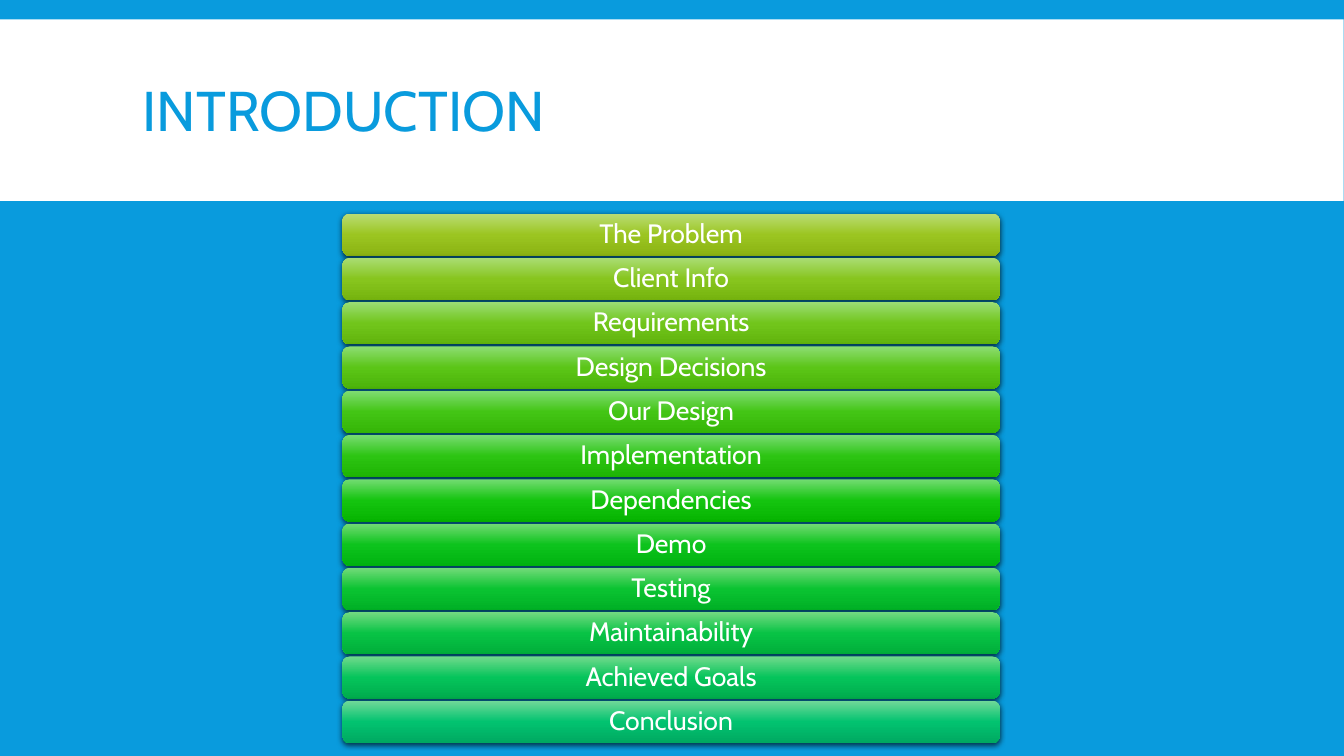
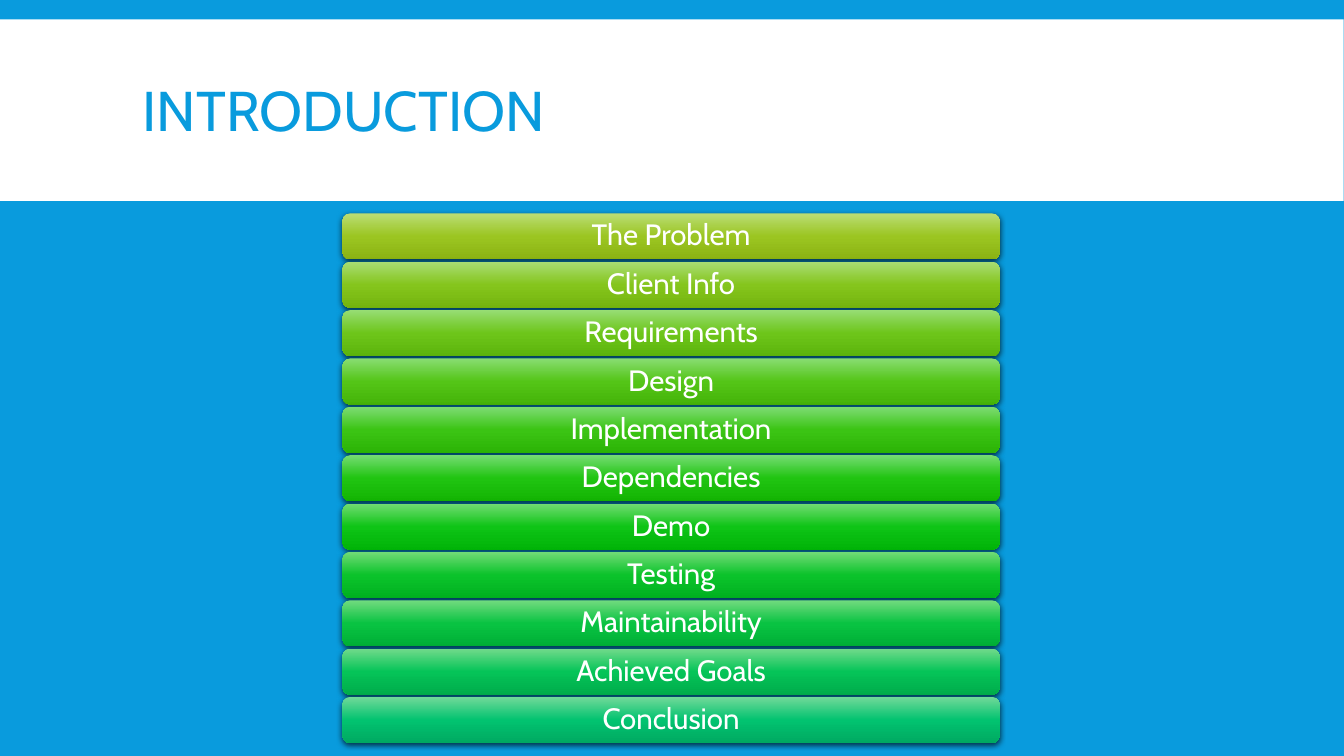
Before and after one commit to OryGregS/SeniorProject, a slide deck: slide 2 of docs/FuzzyRecordLinkage.pptx (slide 3 before the commit). Drawn at 1344x756 pixels with LibreOffice and Linux fonts; fonts in the diff are those of the drawing. Boxes give left, top, right and bottom in pixels: in the first picture for what was removed or moved away, otherwise in the second. Text is boxed around its words. In the diff, an @@ line names an element or a change of style, - is before the commit and + after.

```diff
--- a/docs/FuzzyRecordLinkage.pptx
+++ b/docs/FuzzyRecordLinkage.pptx
@@ rounded rectangle: place and size @@
-rounded rectangle at (343, 214, 1000, 256)
+rounded rectangle at (343, 214, 1000, 260)
@@ rounded rectangle: place and size @@
-rounded rectangle at (343, 258, 1000, 300)
+rounded rectangle at (343, 262, 1000, 309)
@@ rounded rectangle at (343, 262, 1000, 309): fill gradient #AADD75 to #87C61E to #76B410 to gradient #A9DD75 to #85C61E to #74B40F @@
@@ rounded rectangle: place and size @@
-rounded rectangle at (343, 302, 1000, 345)
+rounded rectangle at (343, 311, 1000, 357)
@@ rounded rectangle at (343, 311, 1000, 357): fill gradient #9BDD74 to #71C61B to #62B40D to gradient #98DD74 to #6DC61B to #5DB50C @@
@@ text "Requirements": place and size @@
-text "Requirements" at (593, 312, 750, 337)
+text "Requirements" at (584, 321, 757, 349)
@@ rounded rectangle: place and size @@
-rounded rectangle at (343, 347, 1000, 389)
+rounded rectangle at (343, 359, 1000, 405)
@@ rounded rectangle at (343, 359, 1000, 405): fill gradient #8DDD74 to #5BC618 to #4CB50A to gradient #89DD73 to #54C617 to #45B509 @@
@@ text at (628, 370, 714, 398): text changed; size 19 to 21 pt @@
-Design Decisions
+Design
@@ rounded rectangle: place and size @@
-rounded rectangle at (343, 391, 1000, 434)
+rounded rectangle at (343, 407, 1000, 454)
@@ rounded rectangle at (343, 407, 1000, 454): fill gradient #81DD73 to #44C615 to #35B507 to gradient #7DDD73 to #3BC614 to #2CB506 @@
@@ size 19 to 21 pt in 10 elements at (603, 707, 740, 730), (592, 222, 751, 245), (607, 272, 735, 295), (576, 659, 766, 682), (580, 610, 761, 640), (584, 321, 757, 349), (627, 563, 715, 591), (632, 515, 710, 536), (582, 465, 761, 494), (571, 417, 772, 446) @@
@@ text "Implementation": place and size @@
-text "Implementation" at (580, 444, 761, 470)
+text "Implementation" at (571, 417, 772, 446)
@@ text removed at (608, 401, 734, 426) @@
-Our Design
@@ rounded rectangle: place and size @@
-rounded rectangle at (343, 436, 1000, 478)
+rounded rectangle at (343, 456, 1000, 502)
@@ rounded rectangle at (343, 456, 1000, 502): fill gradient #78DC73 to #2DC512 to #1FB505 to gradient #75DC73 to #21C511 to #13B504 @@
@@ text "Dependencies": place and size @@
-text "Dependencies" at (590, 489, 751, 514)
+text "Dependencies" at (582, 465, 761, 494)
@@ rounded rectangle: place and size @@
-rounded rectangle at (343, 523, 1000, 566)
+rounded rectangle at (343, 504, 1000, 551)
@@ rounded rectangle at (343, 504, 1000, 551): fill gradient #72DC75 to #0DC51E to #00B411 to gradient #72DC73 to #0EC516 to #01B409 @@
@@ rounded rectangle removed at (343, 480, 1000, 522) @@
@@ text "Demo": place and size @@
-text "Demo" at (636, 534, 707, 559)
+text "Demo" at (632, 515, 710, 536)
@@ rounded rectangle: place and size @@
-rounded rectangle at (343, 568, 1000, 610)
+rounded rectangle at (343, 553, 1000, 599)
@@ rounded rectangle at (343, 553, 1000, 599): fill gradient #72DB7A to #0AC432 to #00B226 to gradient #72DC78 to #0BC42C to #00B220 @@
@@ text "Testing": place and size @@
-text "Testing" at (631, 578, 710, 603)
+text "Testing" at (627, 563, 715, 591)
@@ rounded rectangle: place and size @@
-rounded rectangle at (343, 612, 1000, 654)
+rounded rectangle at (343, 601, 1000, 647)
@@ rounded rectangle at (343, 601, 1000, 647): fill gradient #72DB82 to #08C446 to #00AF3A to gradient #72DB80 to #08C442 to #00B036 @@
@@ text "Maintainability": place and size @@
-text "Maintainability" at (589, 621, 753, 647)
+text "Maintainability" at (580, 610, 761, 640)
@@ rounded rectangle: place and size @@
-rounded rectangle at (343, 656, 1000, 699)
+rounded rectangle at (343, 649, 1000, 696)
@@ rounded rectangle at (343, 649, 1000, 696): fill gradient #72DA8D to #05C35B to #00AC4E to gradient #72DA8C to #06C359 to #00AD4C @@
@@ text "Achieved Goals": place and size @@
-text "Achieved Goals" at (586, 666, 756, 687)
+text "Achieved Goals" at (576, 659, 766, 682)
```
Also in this commit, not shown: 9 other slides changed, 1 slide added.
